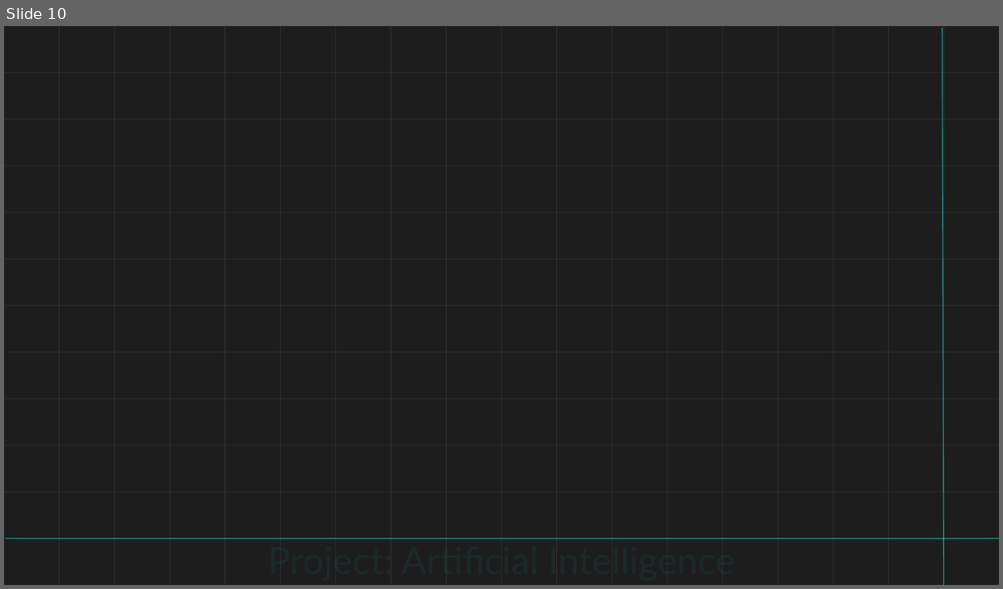
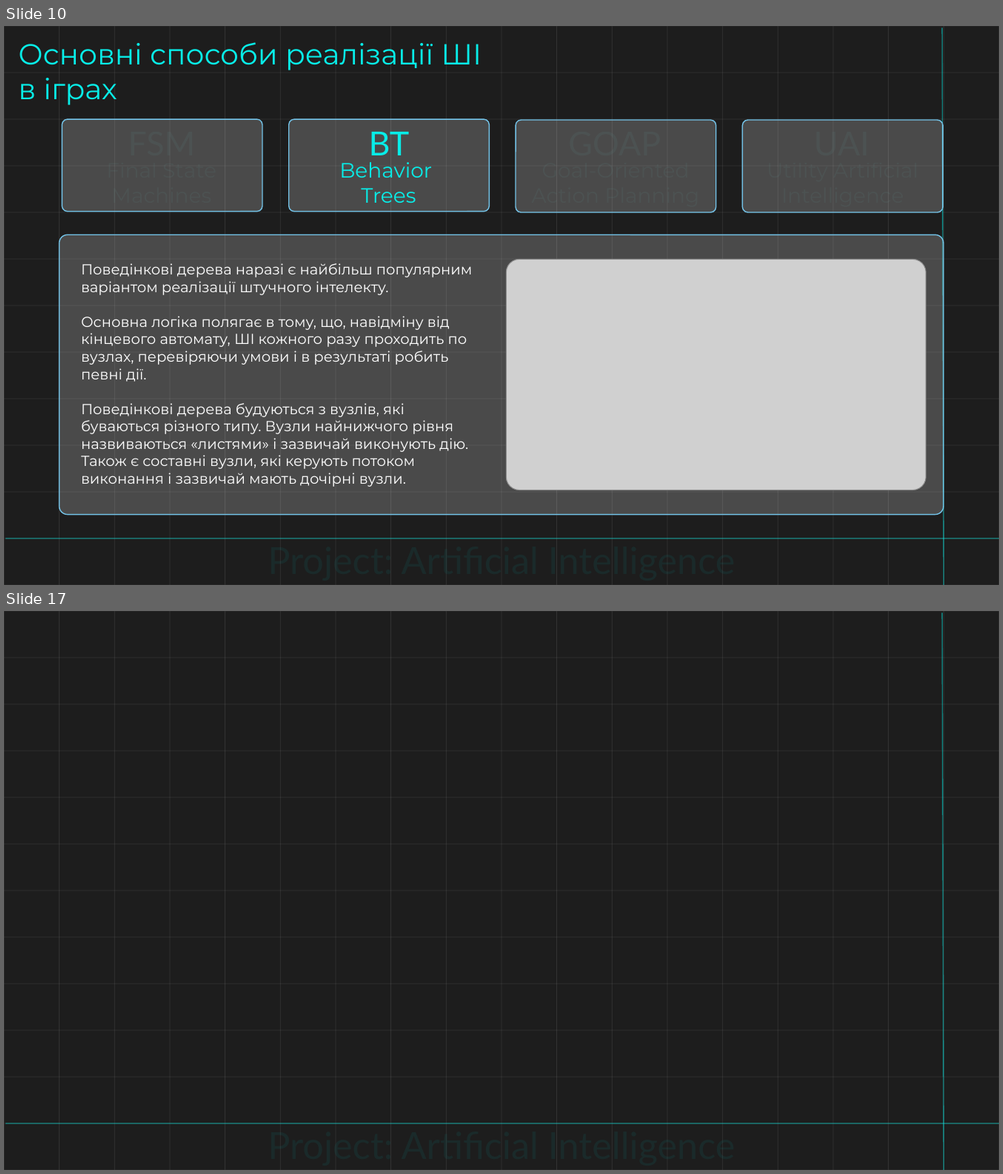
Before and after one commit to Dgardes/Semestr_2, a slide deck: Основи AI/Доповідь.pptx. Shown one above the other, each under a label of ours: slide 10 before the commit, slides 10 and 17 after it; the slides between them are not shown. The pictures are 1003x589 and 1003x1174 pixels, drawn with LibreOffice and Linux fonts; fonts in the diff are those of the drawing; grey boxes stand for pictures; background and template pictures are left out. Boxes give left, top, right and bottom in pixels: in the first picture for what was removed or moved away, otherwise in the second. Text is boxed around its words. In the diff, an @@ line names an element or a change of style, - is before the commit and + after.

```diff
--- a/Основи AI/Доповідь.pptx
+++ b/Основи AI/Доповідь.pptx
@@ slide 10 added at (4, 26, 999, 585), background #FFFFFF @@
@@ rectangle added at (4, 26, 999, 585), fill #1D1D1D @@
@@ text added at (18, 42, 481, 105), 28 pt, text #08EDE8 @@
+Основні способи реалізації ШІ в іграх
@@ line added from (942, 27) to (943, 585), #08EDE8 1 pt @@
@@ rounded rectangle added at (62, 119, 263, 212), fill #FFFFFF at 20% opacity, outline #74C4E9 1 pt @@
@@ text added at (62, 119, 262, 167), 32 pt, text #669E9A at 10% opacity @@
+FSM
@@ rounded rectangle added at (289, 119, 489, 212), fill #FFFFFF at 20% opacity, outline #74C4E9 1 pt @@
@@ text added at (369, 132, 410, 156), 32 pt, text #08EDE8 @@
+BT
@@ text added at (515, 119, 715, 167), 32 pt, text #669E9A at 10% opacity @@
+GOAP
@@ rounded rectangle added at (516, 120, 717, 212), fill #FFFFFF at 20% opacity, outline #74C4E9 1 pt @@
@@ rounded rectangle added at (743, 120, 943, 212), fill #FFFFFF at 20% opacity, outline #74C4E9 1 pt @@
@@ text added at (743, 119, 941, 167), 32 pt, text #669E9A at 10% opacity @@
+UAI
@@ text added at (61, 154, 262, 212), 20 pt, text #669E9A at 10% opacity @@
+Final State Machines
@@ text added at (515, 154, 716, 212), 20 pt, text #669E9A at 10% opacity @@
+Goal-Oriented Action Planning
@@ text added at (339, 162, 432, 203), 20 pt, text #08EDE8 @@
+Behavior
+Trees
@@ rounded rectangle added at (60, 235, 943, 514), fill #FFFFFF at 20% opacity, outline #74C4E9 1 pt @@
@@ text added at (81, 264, 472, 487), 14 pt, text #FFFFFF @@
+Поведінкові дерева наразі є найбільш популярним варіантом реалізації штучного інтелекту.
+Основна логіка полягає в тому, що, навідміну від кінцевого автомату, ШІ кожного разу проходить по вузлах, перевіряючи умови і в результаті робить певні дії.
+Поведінкові дерева будуються з вузлів, які буваються різного типу. Вузли найнижчого рівня назвиваються «листями» і зазвичай виконують дію. Також є составні вузли, які керують потоком виконання і зазвичай мають дочірні вузли.
@@ picture added at (506, 260, 925, 491) @@
@@ group added at (4, 26, 999, 585): 30 rectangles @@
@@ line added from (5, 540) to (999, 540), #08EDE8 1 pt @@
@@ text added at (267, 538, 392, 582), 36 pt, text #06A29E at 10% opacity @@
+Project: Artificial Intelligence
@@ text added at (401, 538, 735, 582), 20 pt, text #669E9A at 10% opacity @@
+Utility Artificial Intelligence
@@ what was slide 10 is now slide 17 @@
```
Also in this commit, not shown: 2 slides changed, 6 other slides added, 15 other files.
